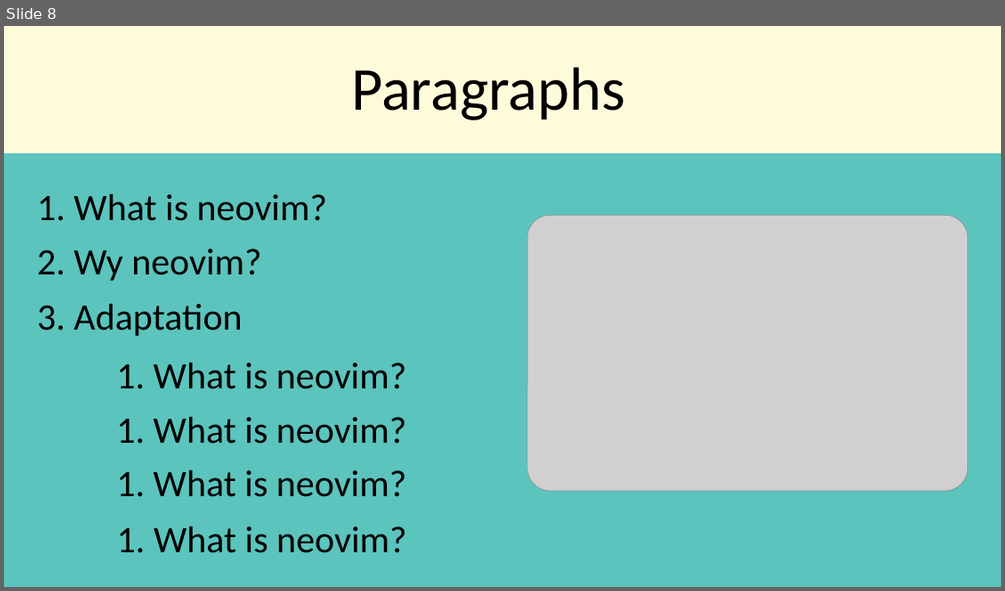
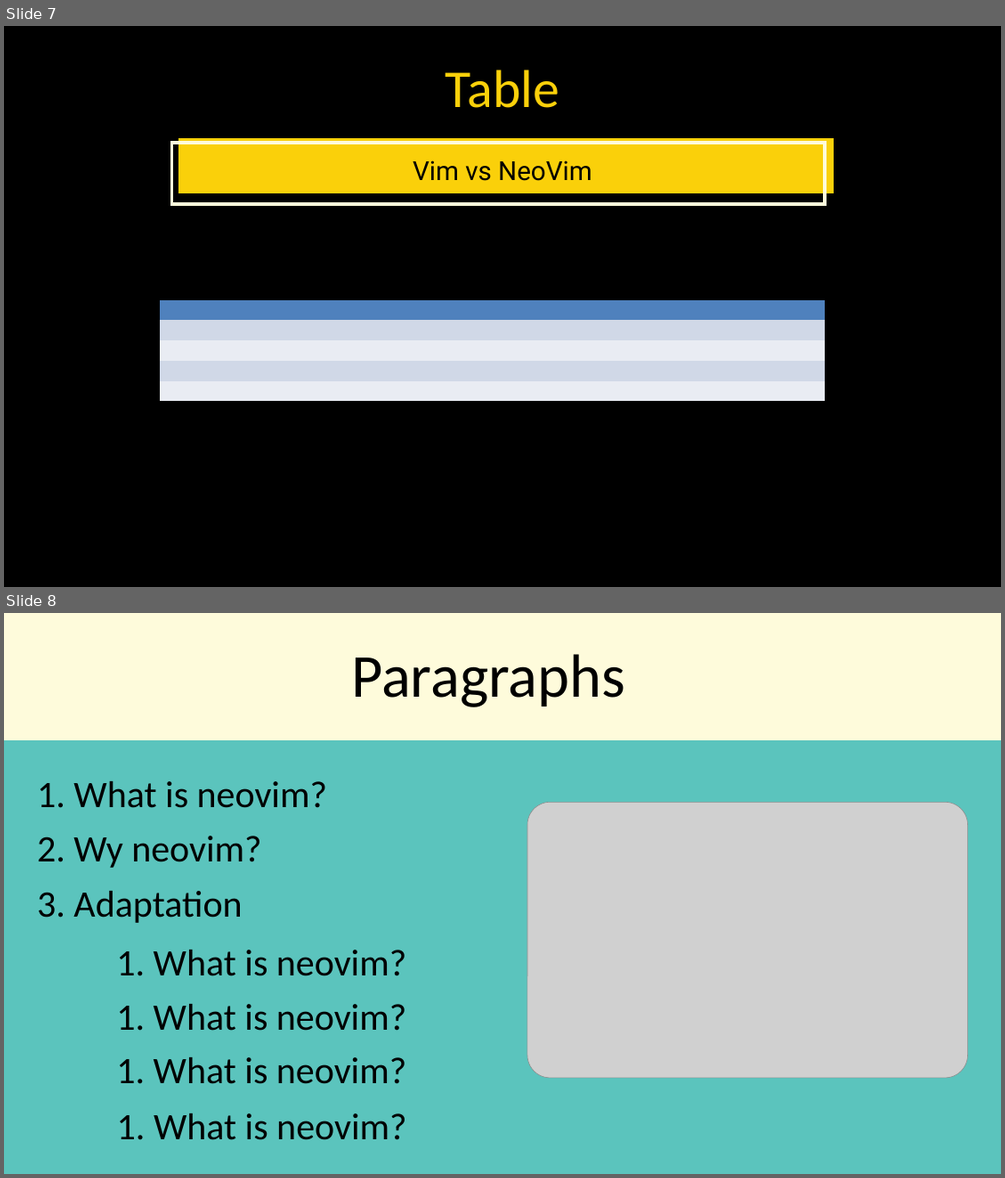
Before and after one commit to NotKiroma/Praktika, a slide deck: Praktika IKT/Day 8.pptx. Shown one above the other, each under a label of ours: slide 8 before the commit, slides 7 and 8 after it. The pictures are 1005x591 and 1005x1178 pixels, drawn with LibreOffice and Linux fonts; fonts in the diff are those of the drawing; grey boxes stand for pictures. Boxes give left, top, right and bottom in pixels: in the first picture for what was removed or moved away, otherwise in the second. Text is boxed around its words. In the diff, an @@ line names an element or a change of style, - is before the commit and + after.

```diff
--- a/Praktika IKT/Day 8.pptx
+++ b/Praktika IKT/Day 8.pptx
@@ slide 7 added at box(4, 26, 1001, 587), background #000000 @@
@@ text added at box(445, 70, 559, 108), 77 pt, text #FAD00A @@
+Table
@@ freeform shape added at box(172, 143, 825, 204), outline #FEFBDB 4.5 pt @@
@@ freeform shape added at box(178, 138, 833, 194), fill #FAD00A @@
@@ text added at box(413, 160, 592, 181), 38 pt, text #000000 @@
+Vim vs NeoVim
@@ table added at box(160, 299, 824, 401), 5 rows, 4 columns @@
+ |  |  | 
+ |  |  | 
+ |  |  | 
+ |  |  | 
+ |  |  | 
```
Also in this commit, not shown: 1 slide changed, 1 slide removed, 6 other files.
